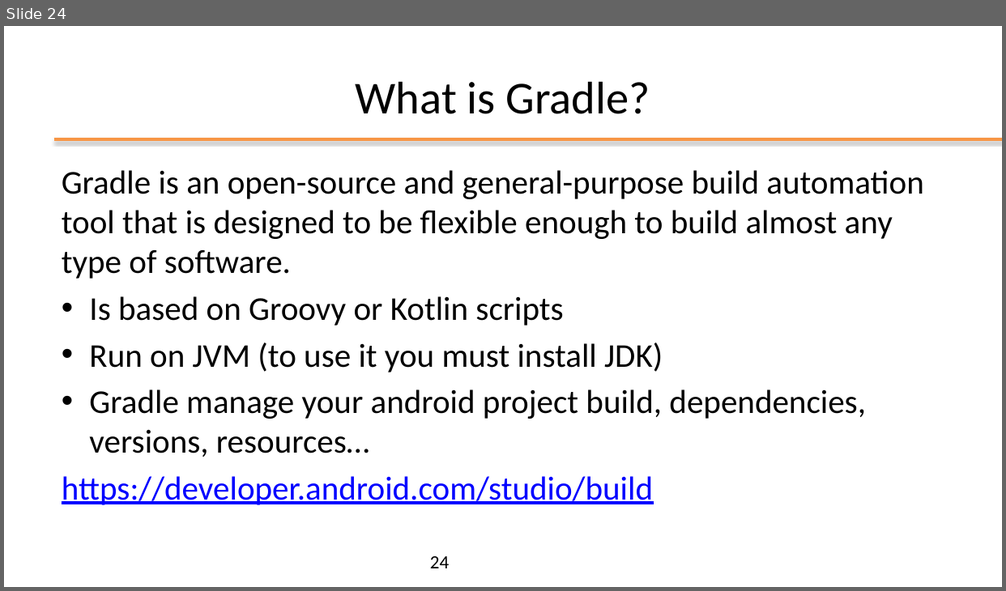
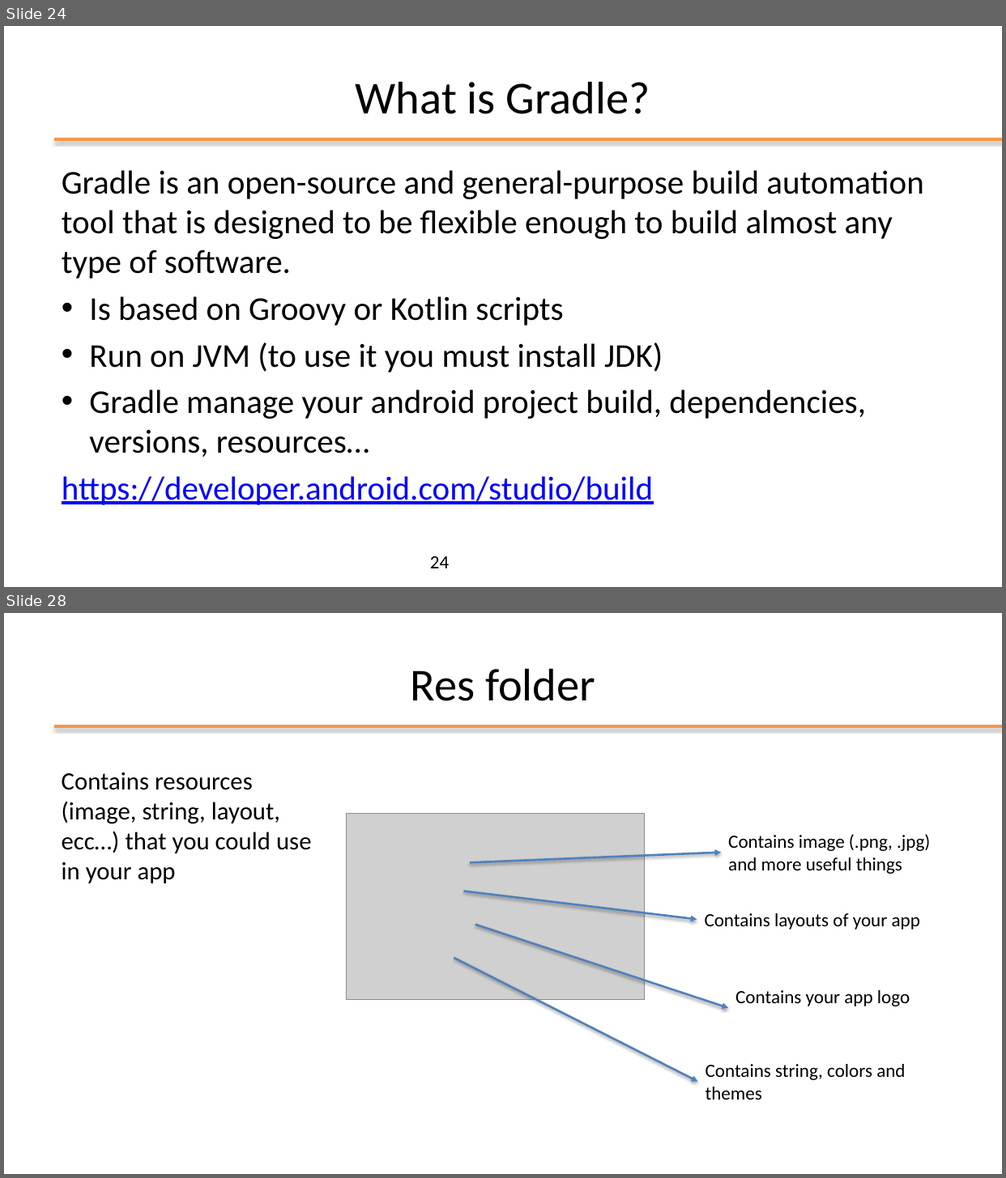
Before and after one commit to kevinmala00/ATTIVITA-PROGETTUALE, a slide deck: slides/02 - Android Studio.pptx. Shown one above the other, each under a label of ours: slide 24 before the commit, slides 24 and 28 after it; the slides between them are not shown. The pictures are 1006x591 and 1006x1178 pixels, drawn with LibreOffice and Linux fonts; fonts in the diff are those of the drawing; grey boxes stand for pictures; background and template pictures are left out. Boxes give left, top, right and bottom in pixels: in the first picture for what was removed or moved away, otherwise in the second. Text is boxed around its words. In the diff, an @@ line names an element or a change of style, - is before the commit and + after.

```diff
--- a/slides/02 - Android Studio.pptx
+++ b/slides/02 - Android Studio.pptx
@@ slide 28 added at (4,613,1002,1174), background #FFFFFF; not listed: 1 template element that a slide beside it also shows @@
@@ title added at (410,668,595,701), 44 pt, text #000000 @@
+Res folder
@@ text added at (62,773,312,884), 24 pt, text #000000 @@
+Contains resources (image, string, layout, ecc…) that you could use in your app
@@ picture added at (346,814,645,1000) @@
@@ arrow added from (470, 863) to (721, 853), #4F81BD 2 pt @@
@@ text added at (728,834,930,874), 18 pt, text #000000 @@
+Contains image (.png, .jpg) and more useful things
@@ arrow added from (463, 892) to (697, 919), #4F81BD 2 pt @@
@@ arrow added from (475, 924) to (729, 1008), #4F81BD 2 pt @@
@@ text added at (705,914,920,930), 18 pt, text #000000 @@
+Contains layouts of your app
@@ arrow added from (454, 958) to (698, 1082), #4F81BD 2 pt @@
@@ text added at (735,990,910,1007), 18 pt, text #000000 @@
+Contains your app logo
@@ text added at (705,1064,905,1100), 18 pt, text #000000 @@
+Contains string, colors and themes
```
Also in this commit, not shown: 9 other slides added.
